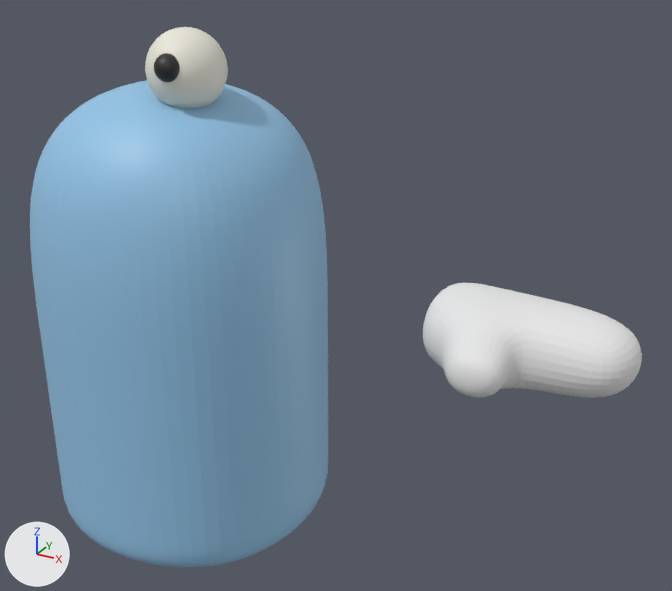
A saved change to the glTF model assets/fighter.glb.
Before and after are seen from a camera (50 mm lens) standing at (0.818, -1.019, 0.935) and looking at (0.245, 0.023, 0.414). Lighting does not change. The marker at lower left points along +X, +Y and +Z. The first picture is the older version. Vertices at exactly the same position are counted once.

Names of what the first picture shows: 'body', 'eye', 'hand'.
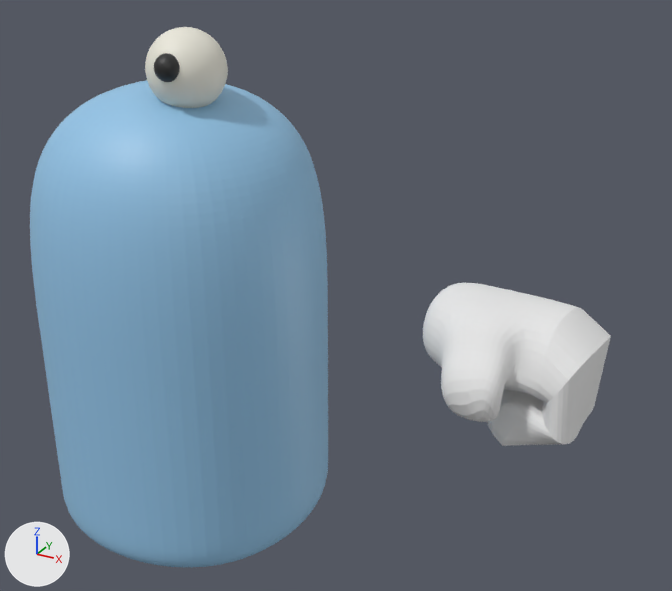
The newer file adds a shape key; the second version is drawn at full value of the shape key 'fist' of 'hand', and the change is written as the vertex moves it makes.

Diff of the bpy script that builds the scene:
```diff
--- a/assets/fighter.glb.py
+++ b/assets/fighter.glb.py
@@ me_cube_003 @@
 # used by ob_hand; location = (0.0, 0.0, 0.0)
-me_cube_003.from_pydata(...)  # 1410 vertices, 2816 faces; spans x 0.398..0.664, y -0.136..0.072, z 0.372..0.474
+me_cube_003.from_pydata(...)  # 1410 vertices, 2816 faces; spans x 0.398..0.62, y -0.137..0.074, z 0.296..0.474
+# me_cube_003 part 1: 1029 of 1410 vertices moved; they spanned x 0.441..0.664, y -0.136..0.07, z 0.372..0.474 and now span x 0.441..0.62, y -0.137..0.074, z 0.296..0.474; mean shift (-0.02, 0.004, -0.025); largest move (0.649, -0.001, 0.455) -> (0.494, 0.003, 0.312)
 me_cube_003.materials.append(mat_glove)
```

Boxes (x1, y1, x2, y2) around the edits, measured in the pictures (672 x 591 px; the box of a moved part takes in the faces that stretch with it):
'hand', reshaped (14% narrower, 41% taller)
    before: (423, 283, 642, 398)
    after: (423, 283, 611, 446)
part 1 of me_cube_003, moved or reshaped
    before: (440, 300, 642, 398)
    after: (440, 300, 611, 446)
